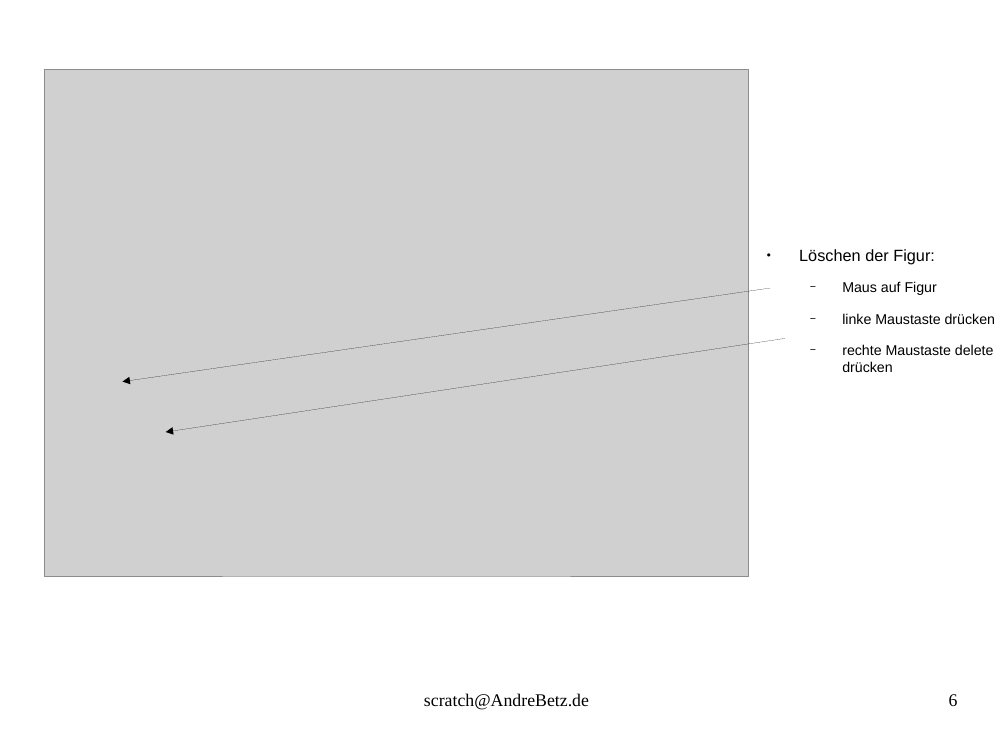
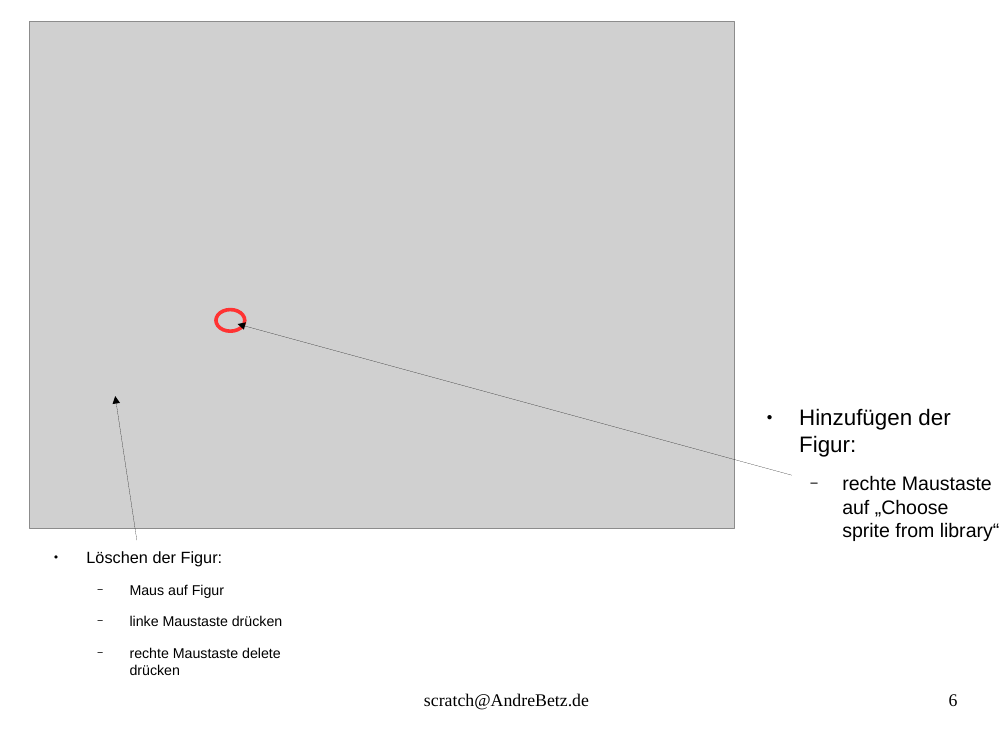
Before and after one commit to sky4walk/documents, a slide deck: slide 6 of ProgrammierkursScratchSpiel.odp. Drawn at 1008x756 pixels with LibreOffice and Linux fonts; fonts in the diff are those of the drawing; grey boxes stand for pictures. Boxes give left, top, right and bottom in pixels: in the first picture for what was removed or moved away, otherwise in the second. Text is boxed around its words. In the diff, an @@ line names an element or a change of style, - is before the commit and + after.

```diff
--- a/ProgrammierkursScratchSpiel.odp
+++ b/ProgrammierkursScratchSpiel.odp
@@ picture: place and size @@
-picture at [44,70,748,576]
+picture at [30,22,735,529]
@@ arrow removed from (771, 288) to (123, 381) @@
@@ ellipse added at [216,310,244,332], outline #FF3333 2.83 pt @@
@@ arrow moved from (785, 338) - (166, 432) to (792, 476) - (238, 324) @@
@@ arrow added from (137, 541) to (115, 396), #000000 0 pt @@
@@ text added at [799,408,1000,541], 15.4 pt, text #000000 @@
+● Hinzufügen der Figur:
+  − rechte Maustaste auf „Choose sprite from library“
@@ text "Löschen der Figur:": place and size @@
-text "Löschen der Figur:" at [799,249,995,372]
+text "Löschen der Figur:" at [86,551,282,675]
```
Also in this commit, not shown: 3 slides added.
